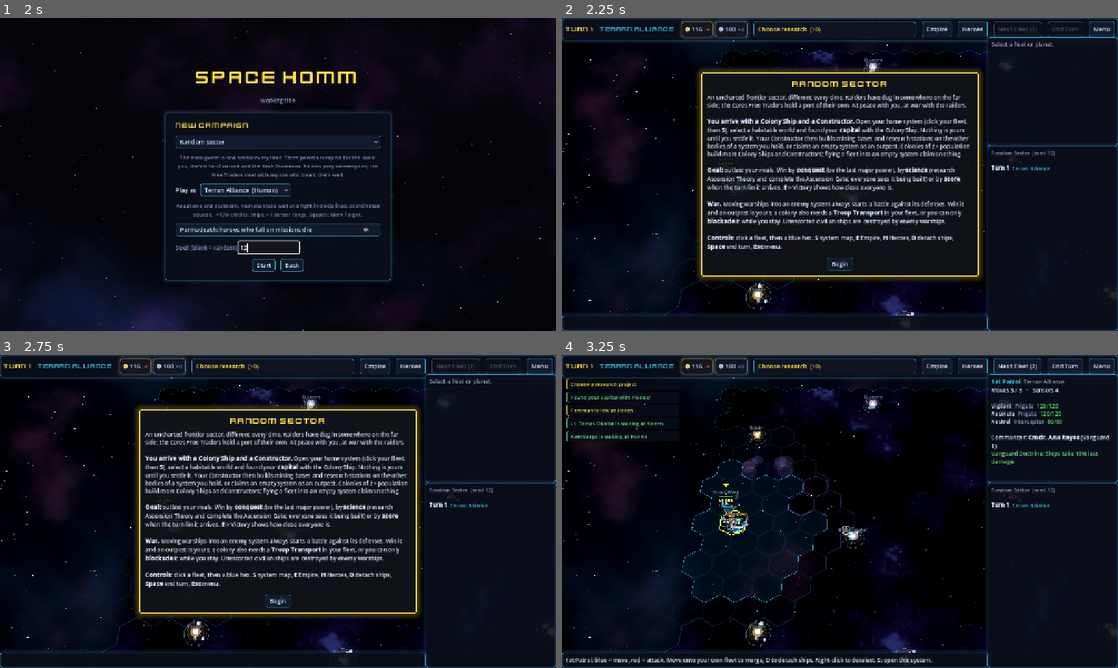
Above: before the commit, frames 1-4 (two rows, left to right).
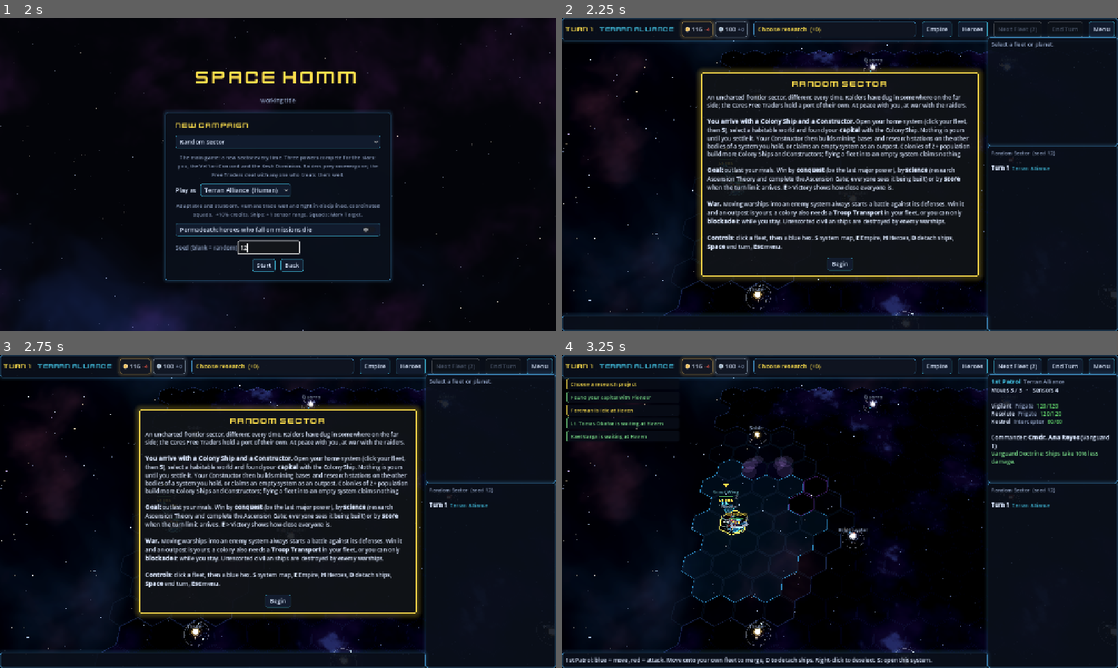
Above: after the commit, the same moments.

Repository: jamesedchristie/space-homm
Game: Godot game, scene res://src/presentation/main.tscn
Two runs of this game, one before a commit and one after it. Both use one fixed random seed, a clock stepped at 60 frames per second and the inputs below.
Inputs (mouse positions are in pixels of both pictures, inside the frame that each line leads up to):
- Up to frame 1 (2 s): click "New campaign" at 0.5 s; click (266, 246) at 1.27 s; type "12" at 1.35 s
- Up to frame 2 (2.25 s): click "Start" at 2 s
- Up to frame 3 (2.75 s): no input
- Up to frame 4 (3.25 s): click "Begin" at 2.75 s

Frame 1 is identical in both runs. In frame 2, 0.1% of the frame differs, in the area x 33-64%, y 13-96%; in frame 3, 0.1%; in frame 4, 0.3%, in the area x 28-64%, y 13-96%.

Commit message:
Planets small next to their stars
- System battles: worlds cover one hex (three for gas giants and the
  largest worlds; was up to seven), and the star is a sun several times a
  giant's size far beyond the north edge, low on the horizon, instead of a
  sphere the size of a planet right at the board's edge. The star stays
  roughly north so it never sits behind a deployment zone.
- Galaxy map and system map: bodies are about half their old size next to
  the star, and the star's halos are tighter.

Co-Authored-By: Claude Opus 5.5 <noreply@anthropic.com>
Claude-Session: https://claude.ai/code/session_011S8DfbG2VPjJYDMcXDFx8r

Diff:
--- a/src/presentation/strategic/planet_3d.gd
+++ b/src/presentation/strategic/planet_3d.gd
@@ -289,10 +289,10 @@
 	for k in 2:
 		var halo := MeshInstance3D.new()
 		var hs := SphereMesh.new()
-		hs.radius = r * (1.8 + k * 1.4)
+		hs.radius = r * (1.45 + k * 0.9)
 		hs.height = hs.radius * 2.0
 		halo.mesh = hs
-		halo.material_override = BoardGeometry.additive_material(color * (0.22 if k == 0 else 0.08))
+		halo.material_override = BoardGeometry.additive_material(color * (0.2 if k == 0 else 0.06))
 		halo.cast_shadow = GeometryInstance3D.SHADOW_CASTING_SETTING_OFF
 		_system.add_child(halo)
 	var light := OmniLight3D.new()
@@ -316,7 +316,8 @@
 
 
 static func _body_radius(b: Dictionary, data: DataRegistry) -> float:
-	return 0.05 + 0.08 * float(data.body_types.get(b["type"], {}).get("size", 0.6))
+	# Worlds are small next to their star (stylised, but no longer star-sized).
+	return 0.028 + 0.036 * float(data.body_types.get(b["type"], {}).get("size", 0.6))
 
 
 func _add_body(b: Dictionary, data: DataRegistry, seed_value: int) -> Node3D:
--- a/src/presentation/strategic/system_map.gd
+++ b/src/presentation/strategic/system_map.gd
@@ -10,7 +10,7 @@
 
 const SYSTEM_SCALE := 2.4
 ## The bodies are drawn bigger than on the galaxy map so they read at a glance.
-const BODY_SCALE := 1.45
+const BODY_SCALE := 1.15
 const BODY_PICK_MIN := 24.0
 
 ## Per body id: {"name": String, "info": String, "color": Color}: the label under the body.
--- a/src/presentation/tactical/system_scenery_3d.gd
+++ b/src/presentation/tactical/system_scenery_3d.gd
@@ -120,10 +120,12 @@
 static func _star(parent: Node3D, color: Color, size: float, lo: Vector3, hi: Vector3, dir2: Vector2) -> void:
 	var mid := (lo + hi) / 2.0
 	var half := Vector2(hi.x - lo.x, hi.z - lo.z) / 2.0
-	var r := 2.0 * size
-	# Out along dir2 from the board's middle, past the edge.
-	var reach := minf(half.x / maxf(absf(dir2.x), 0.01), half.y / maxf(absf(dir2.y), 0.01)) + r * 2.6 + 7.0
-	var pos := mid + Vector3(dir2.x, 0, dir2.y) * reach + Vector3(0, 1.0, 0)
+	# The sun burns far beyond the board: several times a giant planet's size,
+	# but distant, low over the horizon, so the battle is clearly out among its
+	# worlds rather than next to it.
+	var r := 5.0 * size
+	var reach := minf(half.x / maxf(absf(dir2.x), 0.01), half.y / maxf(absf(dir2.y), 0.01)) + r + 40.0
+	var pos := mid + Vector3(dir2.x, 0, dir2.y) * reach + Vector3(0, -14.0, 0)
 	var root := Node3D.new()
 	root.position = pos
 	parent.add_child(root)
@@ -143,7 +145,7 @@
 	for k in 3:
 		var halo := MeshInstance3D.new()
 		var hs := SphereMesh.new()
-		hs.radius = r * (1.2 + k * 0.55)
+		hs.radius = r * (1.15 + k * 0.5)
 		hs.height = hs.radius * 2.0
 		hs.radial_segments = 32
 		hs.rings = 16
--- a/src/tactical/maps/system_battle_map.gd
+++ b/src/tactical/maps/system_battle_map.gd
@@ -178,8 +178,9 @@
 		rng: RandomNumberGenerator) -> void:
 	var star_def: Dictionary = data.star_types.get(star, {})
 	var star_color := Color(star_def.get("color", "#ffd88a"))
-	# The star lies beyond the far (north) edge, somewhere between north-west and north-east.
-	var angle := rng.randf_range(-1.0, 1.0)
+	# The star lies beyond the far (north) edge, roughly north: off to the sides it would sit
+	# behind a deployment zone.
+	var angle := rng.randf_range(-0.45, 0.45)
 	var dir := Vector2(sin(angle), -cos(angle))
 	map["id"] = "system_%s" % system_id
 	map["name"] = "%s System" % system_name
@@ -188,19 +189,16 @@
 	map["backdrop"] = {"a": "#14224f", "b": star_color.darkened(0.78).to_html(false), "density": 0.45}
 
 
-## Hexes covered by a body: 1 (moons, rocks), 3 (small worlds) or 7 (large worlds, giants).
+## Hexes covered by a body: 1 (moons, rocks, small and mid worlds) or 3 (the largest worlds
+## and gas giants). Worlds are small next to their star (which burns far beyond the board).
 static func _cell_count(data: DataRegistry, type: String) -> int:
 	var size := float(data.body_types.get(type, {}).get("size", 0.6))
-	if size < 0.65:
-		return 1
-	if size < 1.0:
-		return 3
-	return 7
+	return 3 if size >= 1.0 else 1
 
 
 ## Sphere radius (in hex sizes: 1.0 = a hex's corner radius) that fits inside the disc.
 static func _radius(count: int) -> float:
-	return 2.3 if count == 7 else (1.45 if count == 3 else 0.78)
+	return 1.15 if count >= 3 else 0.62
 
 
 static func _shape(anchor: Vector2i, count: int) -> Array[Vector2i]:
